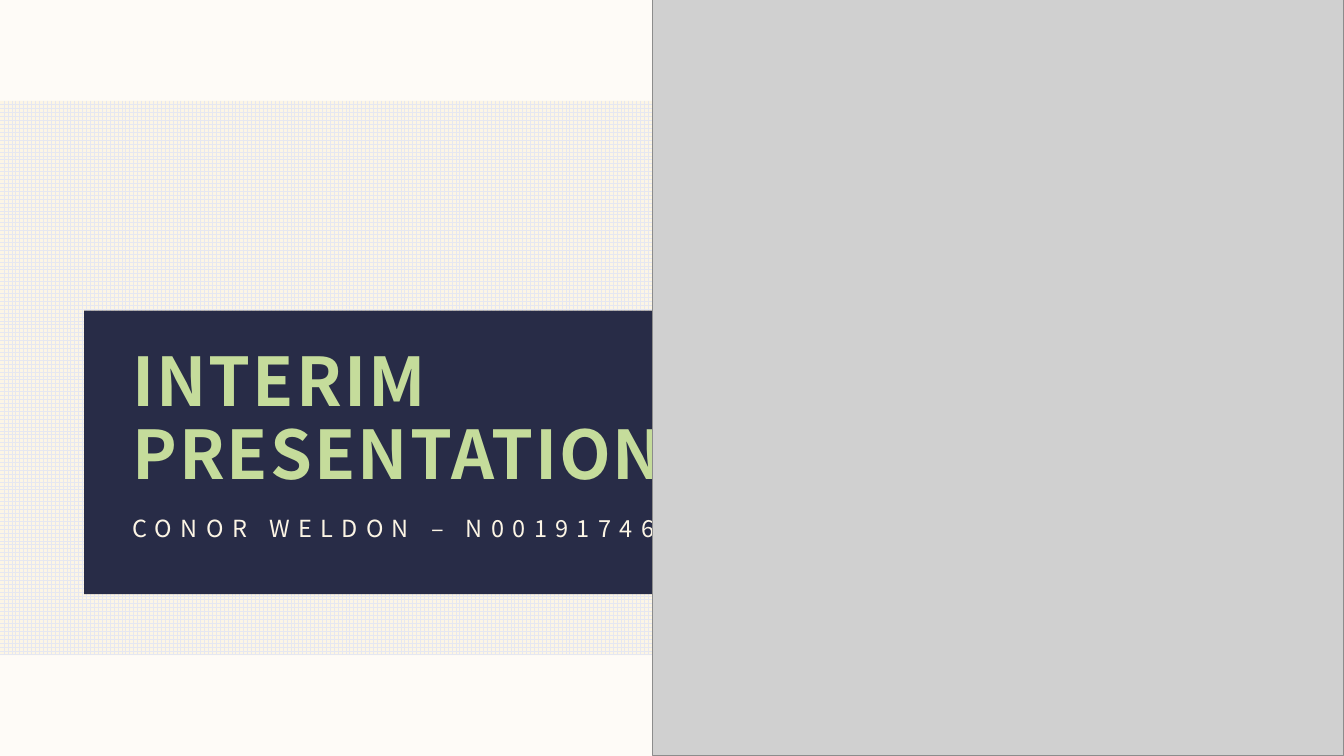
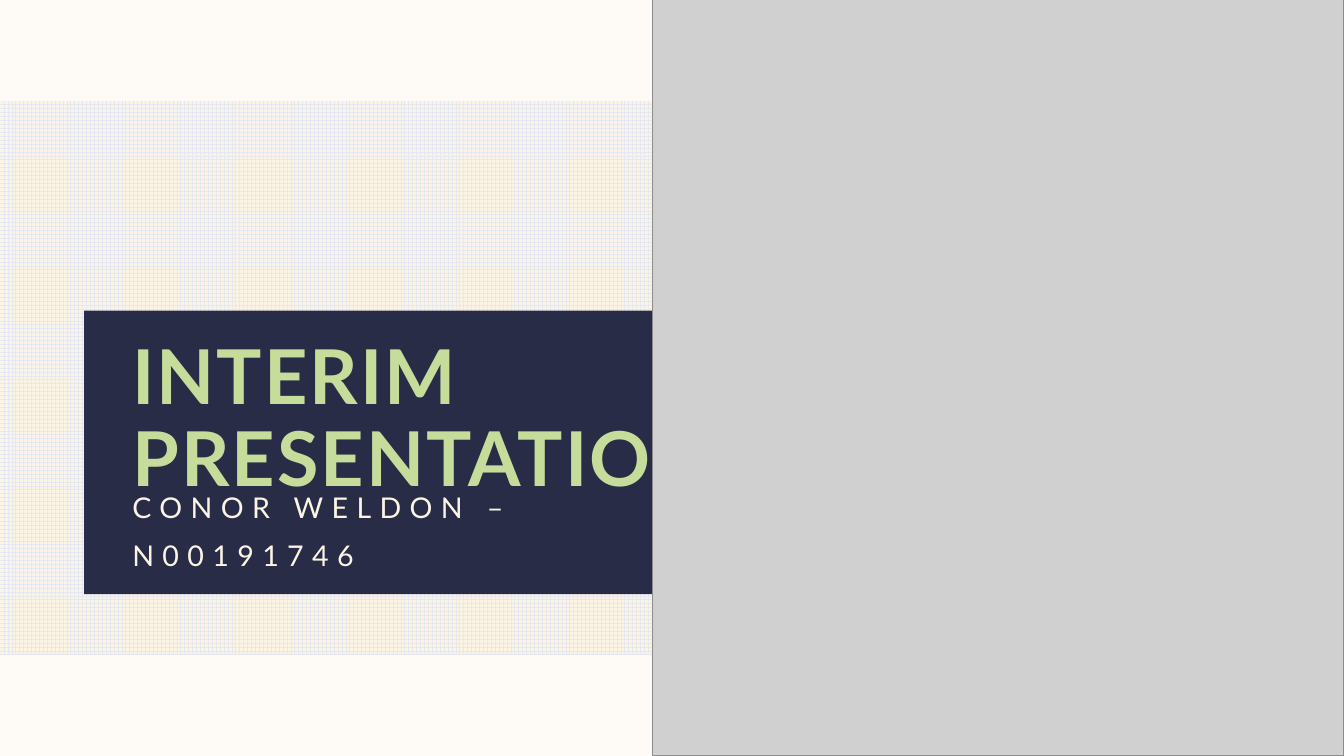
Before and after one commit to IADT-projects/y4-project-ConorWeldon, a slide deck: slide 1 of Docs/Presentation/Presentation.pptx. Drawn at 1344x756 pixels with LibreOffice and Linux fonts; fonts in the diff are those of the drawing; grey boxes stand for pictures. Boxes give left, top, right and bottom in pixels: in the first picture for what was removed or moved away, otherwise in the second. Text is boxed around its words. In the diff, an @@ line names an element or a change of style, - is before the commit and + after.

```diff
--- a/Docs/Presentation/Presentation.pptx
+++ b/Docs/Presentation/Presentation.pptx
@@ title "INTERIM PRESENTATION" at (132, 349, 711, 500): size 48 to 54 pt, font Noto Sans CJK JP to Lato @@
@@ text "CONOR WELDON – N00191746" at (132, 497, 463, 567): size 16.8 to 20.4 pt, font Noto Sans CJK JP to Lato; line spacing 1.3 to 1.4 @@
```
Also in this commit, not shown: 2 other slides changed, 12 slides added, 15 slides removed.
